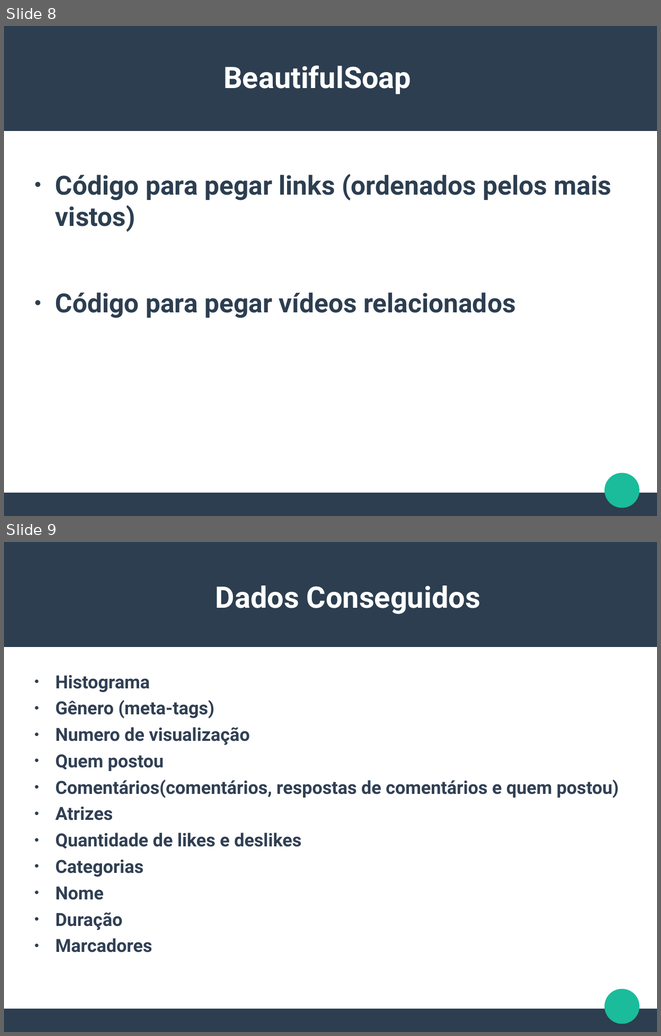
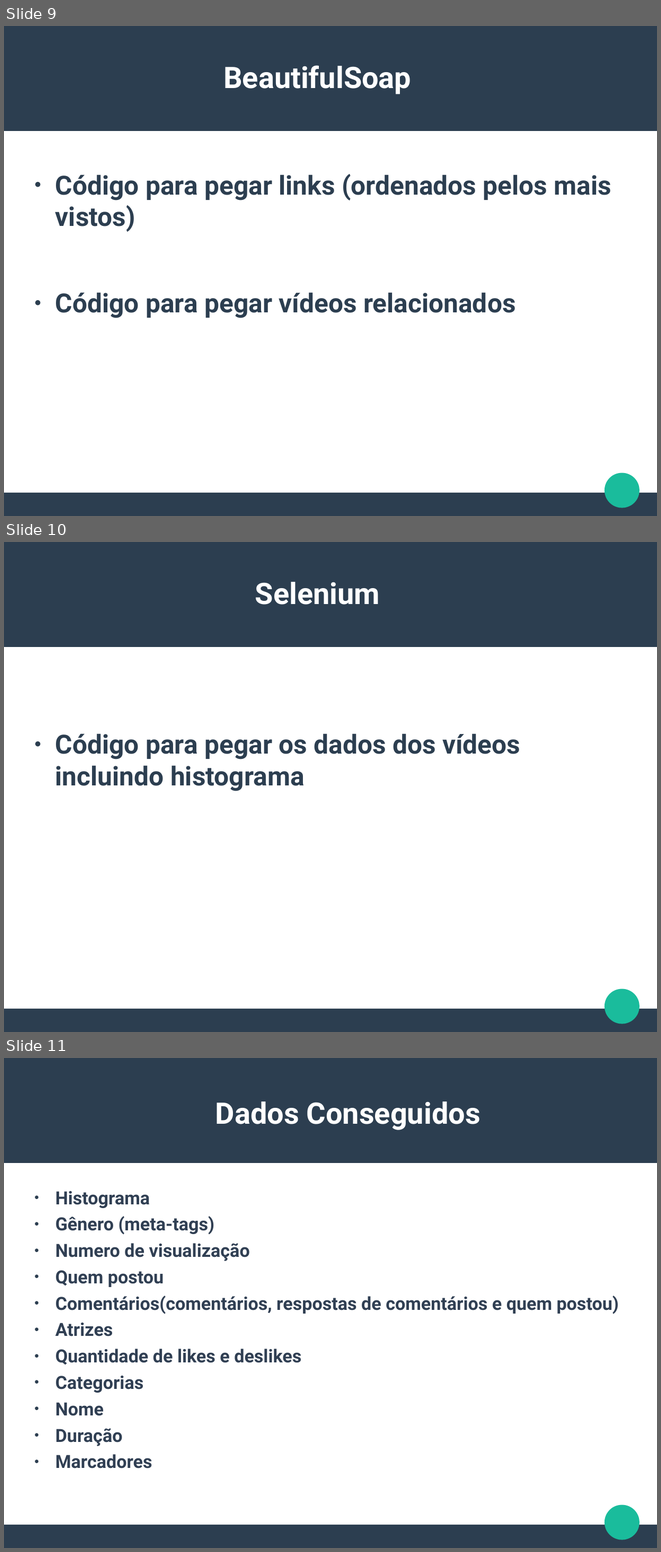
Before and after one commit to lucasbissaro/TCC_LucasBissaro, a slide deck: TCC apresentação 4.odp. Shown one above the other, each under a label of ours: slides 8 and 9 before the commit, slides 9, 10 and 11 after it. The pictures are 661x1036 and 661x1552 pixels, drawn with LibreOffice and Linux fonts; fonts in the diff are those of the drawing. Boxes give left, top, right and bottom in pixels: in the first picture for what was removed or moved away, otherwise in the second. Text is boxed around its words. In the diff, an @@ line names an element or a change of style, - is before the commit and + after.

```diff
--- a/TCC apresentação 4.odp
+++ b/TCC apresentação 4.odp
@@ slide 10 added at [4,542,657,1032], background #FFFFFF; not listed: 3 template elements that a slide beside it also shows @@
@@ title added at [255,582,380,605], 36 pt, text #FFFFFF, bold @@
+Selenium
@@ text added at [55,733,520,791], 32 pt, text #2C3E50, bold @@
+● Código para pegar os dados dos vídeos incluindo histograma
@@ what was slide 8 is now slide 9 @@
@@ what was slide 9 is now slide 11 @@
```
Also in this commit, not shown: 4 slides changed, 2 other files.
